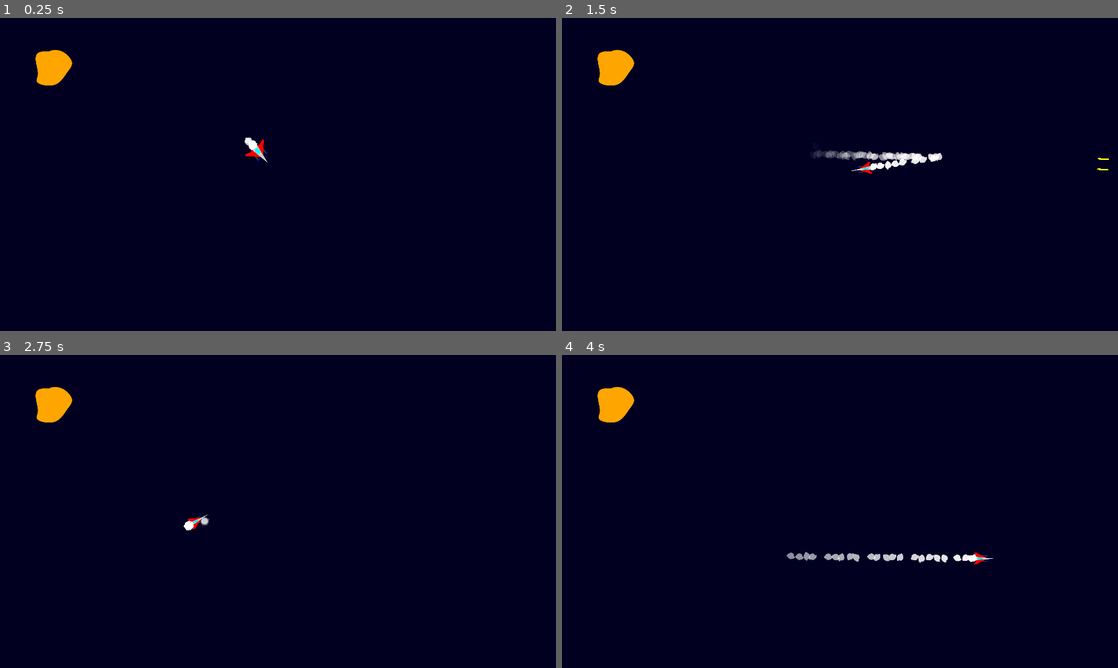
Above: before the commit, frames 1-4 (two rows, left to right).
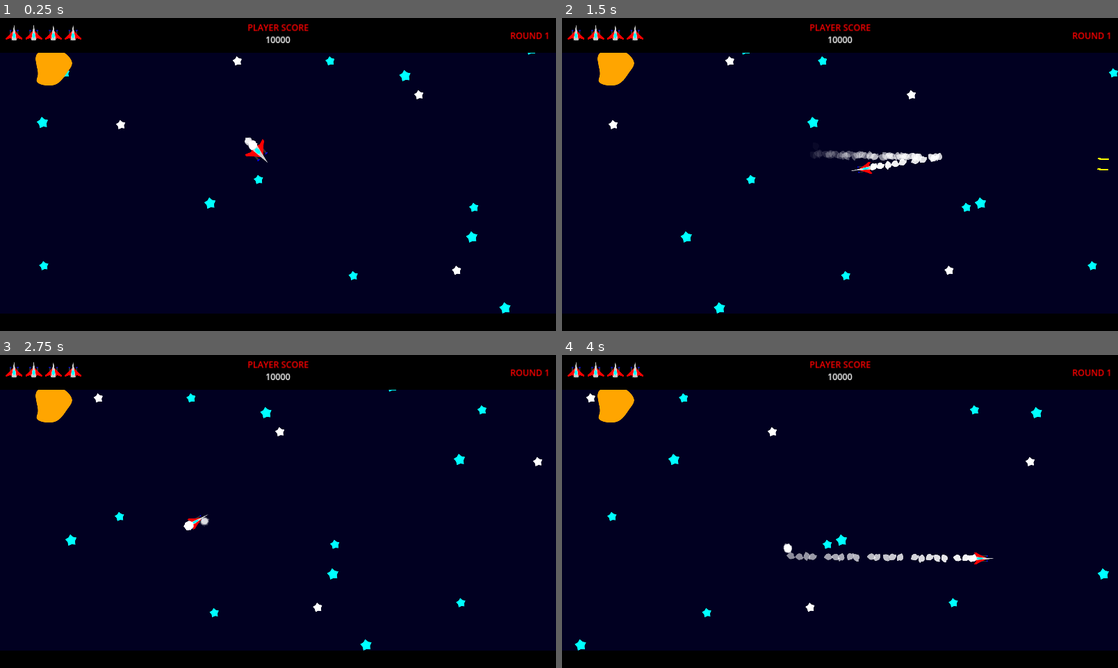
Above: after the commit, the same moments.

Repository: mathew-tran/starfleetassault
Game: Godot game, scene res://Scenes/Main.tscn
Same seed, same stepped clock (60 frames per second), same inputs: the game is played once before the commit and once after it.
Inputs (mouse positions are in pixels of both pictures, inside the frame that each line leads up to):
- Up to frame 1 (0.25 s): no input
- Up to frame 2 (1.5 s): move the mouse to (962, 158) at 0.52 s; press the mouse at (962, 158) at 0.53 s; move the mouse to (728, 190) at 1.27 s; release the mouse at (728, 190) at 1.28 s; right-click (728, 190) at 1.35 s
- Up to frame 3 (2.75 s): move the mouse to (333, 442) at 2.02 s; hold Space (stop) from 2.03 s (still down)
- Up to frame 4 (4 s): move the mouse to (812, 574) at 2.77 s; release Space (stop) at 2.78 s; click (812, 574) at 2.85 s; move the mouse to (1006, 558) at 3.52 s; hold Right mouse button (right_click) from 3.53 s (still down)

The runs differ from the first frame. In frame 1, 17% of the frame differs, in the area x 0-100%, y 0-100%; in frame 2, 17%; in frame 3, 17%; in frame 4, 17%.

Commit message:
work a bit on BG and UI

Diff:
--- /dev/null
+++ b/Art/StarBackground.svg
@@ -0,0 +1,174 @@
+<?xml version="1.0" encoding="UTF-8" standalone="no"?>
+<!-- Created with Inkscape (http://www.inkscape.org/) -->
+
+<svg
+   width="1920"
+   height="1080"
+   viewBox="0 0 507.99999 285.75"
+   version="1.1"
+   id="svg1"
+   xmlns:inkscape="http://www.inkscape.org/namespaces/inkscape"
+   xmlns:sodipodi="http://sodipodi.sourceforge.net/DTD/sodipodi-0.dtd"
+   xmlns="http://www.w3.org/2000/svg"
+   xmlns:svg="http://www.w3.org/2000/svg">
+  <sodipodi:namedview
+     id="namedview1"
+     pagecolor="#ffffff"
+     bordercolor="#000000"
+     borderopacity="0.25"
+     inkscape:showpageshadow="2"
+     inkscape:pageopacity="0.0"
+     inkscape:pagecheckerboard="0"
+     inkscape:deskcolor="#d1d1d1"
+     inkscape:document-units="mm" />
+  <defs
+     id="defs1" />
+  <g
+     inkscape:label="Layer 1"
+     inkscape:groupmode="layer"
+     id="layer1">
+    <path
+       sodipodi:type="star"
+       style="fill:#00ffff;fill-rule:evenodd;stroke-width:0.499999;stroke-linecap:square;stroke-linejoin:round;paint-order:stroke fill markers"
+       id="path1"
+       inkscape:flatsided="false"
+       sodipodi:sides="5"
+       sodipodi:cx="40.596867"
+       sodipodi:cy="28.625996"
+       sodipodi:r1="5.5327001"
+       sodipodi:r2="3.6150775"
+       sodipodi:arg1="0.78539816"
+       sodipodi:arg2="1.4137167"
+       inkscape:rounded="0"
+       inkscape:randomized="0"
+       d="m 44.509076,32.538205 -3.346687,-0.341639 -3.077316,1.359101 -0.709264,-3.288461 -2.243526,-2.506715 2.908338,-1.690741 1.690741,-2.908338 2.506715,2.243526 3.288461,0.709264 -1.359102,3.077316 z"
+       inkscape:transform-center-x="0.71598459"
+       inkscape:transform-center-y="-0.71598444" />
+    <path
+       sodipodi:type="star"
+       style="fill:#00ffff;fill-rule:evenodd;stroke-width:0.499999;stroke-linecap:square;stroke-linejoin:round;paint-order:stroke fill markers"
+       id="path2"
+       inkscape:flatsided="false"
+       sodipodi:sides="5"
+       sodipodi:cx="40.596867"
+       sodipodi:cy="28.625996"
+       sodipodi:r1="5.5327001"
+       sodipodi:r2="3.6150775"
+       sodipodi:arg1="0.78539816"
+       sodipodi:arg2="1.4137167"
+       inkscape:rounded="0"
+       inkscape:randomized="0"
+       d="m 44.509076,32.538205 -3.346687,-0.341639 -3.077316,1.359101 -0.709264,-3.288461 -2.243526,-2.506715 2.908338,-1.690741 1.690741,-2.908338 2.506715,2.243526 3.288461,0.709264 -1.359102,3.077316 z"
+       inkscape:transform-center-x="0.71598459"
+       inkscape:transform-center-y="-0.71598444"
+       transform="translate(214.92937,140.58736)" />
+    <path
+       sodipodi:type="star"
+       style="fill:#00ffff;fill-rule:evenodd;stroke-width:0.499999;stroke-linecap:square;stroke-linejoin:round;paint-order:stroke fill markers"
+       id="path3"
+       inkscape:flatsided="false"
+       sodipodi:sides="5"
+       sodipodi:cx="40.596867"
+       sodipodi:cy="28.625996"
+       sodipodi:r1="5.5327001"
+       sodipodi:r2="3.6150775"
+       sodipodi:arg1="0.78539816"
+       sodipodi:arg2="1.4137167"
+       inkscape:rounded="0"
+       inkscape:randomized="0"
+       d="m 44.509076,32.538205 -3.346687,-0.341639 -3.077316,1.359101 -0.709264,-3.288461 -2.243526,-2.506715 2.908338,-1.690741 1.690741,-2.908338 2.506715,2.243526 3.288461,0.709264 -1.359102,3.077316 z"
+       inkscape:transform-center-x="0.71598459"
+       inkscape:transform-center-y="-0.71598444"
+       transform="translate(393.05576,24.289962)" />
+    <path
+       sodipodi:type="star"
+       style="fill:#00ffff;fill-rule:evenodd;stroke-width:0.499999;stroke-linecap:square;stroke-linejoin:round;paint-order:stroke fill markers"
+       id="path4"
+       inkscape:flatsided="false"
+       sodipodi:sides="5"
+       sodipodi:cx="40.596867"
+       sodipodi:cy="28.625996"
+       sodipodi:r1="5.5327001"
+       sodipodi:r2="3.6150775"
+       sodipodi:arg1="0.78539816"
+       sodipodi:arg2="1.4137167"
+       inkscape:rounded="0"
+       inkscape:randomized="0"
+       d="m 44.509076,32.538205 -3.346687,-0.341639 -3.077316,1.359101 -0.709264,-3.288461 -2.243526,-2.506715 2.908338,-1.690741 1.690741,-2.908338 2.506715,2.243526 3.288461,0.709264 -1.359102,3.077316 z"
+       inkscape:transform-center-x="0.71598459"
+       inkscape:transform-center-y="-0.71598444"
+       transform="translate(454.1487,171.50186)" />
+    <path
+       sodipodi:type="star"
+       style="fill:#00ffff;fill-rule:evenodd;stroke-width:0.499999;stroke-linecap:square;stroke-linejoin:round;paint-order:stroke fill markers"
+       id="path5"
+       inkscape:flatsided="false"
+       sodipodi:sides="5"
+       sodipodi:cx="40.596867"
+       sodipodi:cy="28.625996"
+       sodipodi:r1="5.5327001"
+       sodipodi:r2="3.6150775"
+       sodipodi:arg1="0.78539816"
+       sodipodi:arg2="1.4137167"
+       inkscape:rounded="0"
+       inkscape:randomized="0"
+       d="m 44.509076,32.538205 -3.346687,-0.341639 -3.077316,1.359101 -0.709264,-3.288461 -2.243526,-2.506715 2.908338,-1.690741 1.690741,-2.908338 2.506715,2.243526 3.288461,0.709264 -1.359102,3.077316 z"
+       inkscape:transform-center-x="0.71598459"
+       inkscape:transform-center-y="-0.71598444"
+       transform="translate(320.18587,247.31599)" />
+    <path
+       sodipodi:type="star"
+       style="fill:#00ffff;fill-rule:evenodd;stroke-width:0.499999;stroke-linecap:square;stroke-linejoin:round;paint-order:stroke fill markers"
+       id="path6"
+       inkscape:flatsided="false"
+       sodipodi:sides="5"
+       sodipodi:cx="40.596867"
+       sodipodi:cy="28.625996"
+       sodipodi:r1="5.5327001"
+       sodipodi:r2="3.6150775"
+       sodipodi:arg1="0.78539816"
+       sodipodi:arg2="1.4137167"
+       inkscape:rounded="0"
+       inkscape:randomized="0"
+       d="m 44.509076,32.538205 -3.346687,-0.341639 -3.077316,1.359101 -0.709264,-3.288461 -2.243526,-2.506715 2.908338,-1.690741 1.690741,-2.908338 2.506715,2.243526 3.288461,0.709264 -1.359102,3.077316 z"
+       inkscape:transform-center-x="0.71598459"
+       inkscape:transform-center-y="-0.71598444"
+       transform="translate(-23.553907,236.2751)" />
+    <path
+       sodipodi:type="star"
+       style="fill:#00ffff;fill-rule:evenodd;stroke-width:0.499999;stroke-linecap:square;stroke-linejoin:round;paint-order:stroke fill markers"
+       id="path7"
+       inkscape:flatsided="false"
+       sodipodi:sides="5"
+       sodipodi:cx="40.596867"
+       sodipodi:cy="28.625996"
+       sodipodi:r1="5.5327001"
+       sodipodi:r2="3.6150775"
+       sodipodi:arg1="0.78539816"
+       sodipodi:arg2="1.4137167"
+       inkscape:rounded="0"
+       inkscape:randomized="0"
+       d="m 44.509076,32.538205 -3.346687,-0.341639 -3.077316,1.359101 -0.709264,-3.288461 -2.243526,-2.506715 2.908338,-1.690741 1.690741,-2.908338 2.506715,2.243526 3.288461,0.709264 -1.359102,3.077316 z"
+       inkscape:transform-center-x="0.71598459"
+       inkscape:transform-center-y="-0.71598444"
+       transform="translate(61.828993,66.98142)" />
+    <path
+       sodipodi:type="star"
+       style="fill:#00ffff;fill-rule:evenodd;stroke-width:0.499999;stroke-linecap:square;stroke-linejoin:round;paint-order:stroke fill markers"
+       id="path8"
+       inkscape:flatsided="false"
+       sodipodi:sides="5"
+       sodipodi:cx="40.596867"
+       sodipodi:cy="28.625996"
+       sodipodi:r1="5.5327001"
+       sodipodi:r2="3.6150775"
+       sodipodi:arg1="0.78539816"
+       sodipodi:arg2="1.4137167"
+       inkscape:rounded="0"
+       inkscape:randomized="0"
+       d="m 44.509076,32.538205 -3.346687,-0.341639 -3.077316,1.359101 -0.709264,-3.288461 -2.243526,-2.506715 2.908338,-1.690741 1.690741,-2.908338 2.506715,2.243526 3.288461,0.709264 -1.359102,3.077316 z"
+       inkscape:transform-center-x="0.71598459"
+       inkscape:transform-center-y="-0.71598444"
+       transform="translate(294.42379,-13.249063)" />
+  </g>
+</svg>
--- /dev/null
+++ b/Art/StarBackground2.svg
@@ -0,0 +1,217 @@
+<?xml version="1.0" encoding="UTF-8" standalone="no"?>
+<!-- Created with Inkscape (http://www.inkscape.org/) -->
+
+<svg
+   width="1920"
+   height="1080"
+   viewBox="0 0 507.99999 285.75"
+   version="1.1"
+   id="svg1"
+   inkscape:export-filename="StarBackground2.svg"
+   inkscape:export-xdpi="96"
+   inkscape:export-ydpi="96"
+   xmlns:inkscape="http://www.inkscape.org/namespaces/inkscape"
+   xmlns:sodipodi="http://sodipodi.sourceforge.net/DTD/sodipodi-0.dtd"
+   xmlns="http://www.w3.org/2000/svg"
+   xmlns:svg="http://www.w3.org/2000/svg">
+  <sodipodi:namedview
+     id="namedview1"
+     pagecolor="#ffffff"
+     bordercolor="#000000"
+     borderopacity="0.25"
+     inkscape:showpageshadow="2"
+     inkscape:pageopacity="0.0"
+     inkscape:pagecheckerboard="0"
+     inkscape:deskcolor="#d1d1d1"
+     inkscape:document-units="mm" />
+  <defs
+     id="defs1" />
+  <g
+     inkscape:label="Layer 1"
+     inkscape:groupmode="layer"
+     id="layer1">
+    <path
+       sodipodi:type="star"
+       style="fill:#00ffff;fill-rule:evenodd;stroke-width:0.499999;stroke-linecap:square;stroke-linejoin:round;paint-order:stroke fill markers"
+       id="path1"
+       inkscape:flatsided="false"
+       sodipodi:sides="5"
+       sodipodi:cx="40.596867"
+       sodipodi:cy="28.625996"
+       sodipodi:r1="5.5327001"
+       sodipodi:r2="3.6150775"
+       sodipodi:arg1="0.78539816"
+       sodipodi:arg2="1.4137167"
+       inkscape:rounded="0"
+       inkscape:randomized="0"
+       d="m 44.509076,32.538205 -3.346687,-0.341639 -3.077316,1.359101 -0.709264,-3.288461 -2.243526,-2.506715 2.908338,-1.690741 1.690741,-2.908338 2.506715,2.243526 3.288461,0.709264 -1.359102,3.077316 z"
+       inkscape:transform-center-x="0.58885927"
+       inkscape:transform-center-y="-0.58885893"
+       transform="matrix(0.82244676,0,0,0.82244676,38.858752,26.742219)" />
+    <path
+       sodipodi:type="star"
+       style="fill:#00ffff;fill-rule:evenodd;stroke-width:0.499999;stroke-linecap:square;stroke-linejoin:round;paint-order:stroke fill markers"
+       id="path2"
+       inkscape:flatsided="false"
+       sodipodi:sides="5"
+       sodipodi:cx="40.596867"
+       sodipodi:cy="28.625996"
+       sodipodi:r1="5.5327001"
+       sodipodi:r2="3.6150775"
+       sodipodi:arg1="0.78539816"
+       sodipodi:arg2="1.4137167"
+       inkscape:rounded="0"
+       inkscape:randomized="0"
+       d="m 44.509076,32.538205 -3.346687,-0.341639 -3.077316,1.359101 -0.709264,-3.288461 -2.243526,-2.506715 2.908338,-1.690741 1.690741,-2.908338 2.506715,2.243526 3.288461,0.709264 -1.359102,3.077316 z"
+       inkscape:transform-center-x="0.58886142"
+       inkscape:transform-center-y="-0.58886149"
+       transform="matrix(0.82244676,0,0,0.82244676,215.62672,124.08889)" />
+    <path
+       sodipodi:type="star"
+       style="fill:#ffffff;fill-rule:evenodd;stroke-width:0.499999;stroke-linecap:square;stroke-linejoin:round;paint-order:stroke fill markers"
+       id="path3"
+       inkscape:flatsided="false"
+       sodipodi:sides="5"
+       sodipodi:cx="40.596867"
+       sodipodi:cy="28.625996"
+       sodipodi:r1="5.5327001"
+       sodipodi:r2="3.6150775"
+       sodipodi:arg1="0.78539816"
+       sodipodi:arg2="1.4137167"
+       inkscape:rounded="0"
+       inkscape:randomized="0"
+       d="m 44.509076,32.538205 -3.346687,-0.341639 -3.077316,1.359101 -0.709264,-3.288461 -2.243526,-2.506715 2.908338,-1.690741 1.690741,-2.908338 2.506715,2.243526 3.288461,0.709264 -1.359102,3.077316 z"
+       inkscape:transform-center-x="0.5888542"
+       inkscape:transform-center-y="-0.58885864"
+       transform="matrix(0.82244676,0,0,0.82244676,362.1262,46.719424)" />
+    <path
+       sodipodi:type="star"
+       style="fill:#00ffff;fill-rule:evenodd;stroke-width:0.499999;stroke-linecap:square;stroke-linejoin:round;paint-order:stroke fill markers"
+       id="path4"
+       inkscape:flatsided="false"
+       sodipodi:sides="5"
+       sodipodi:cx="40.596867"
+       sodipodi:cy="28.625996"
+       sodipodi:r1="5.5327001"
+       sodipodi:r2="3.6150775"
+       sodipodi:arg1="0.78539816"
+       sodipodi:arg2="1.4137167"
+       inkscape:rounded="0"
+       inkscape:randomized="0"
+       d="m 44.509076,32.538205 -3.346687,-0.341639 -3.077316,1.359101 -0.709264,-3.288461 -2.243526,-2.506715 2.908338,-1.690741 1.690741,-2.908338 2.506715,2.243526 3.288461,0.709264 -1.359102,3.077316 z"
+       inkscape:transform-center-x="0.58886492"
+       inkscape:transform-center-y="-0.58886193"
+       transform="matrix(0.82244676,0,0,0.82244676,412.37188,149.51442)" />
+    <path
+       sodipodi:type="star"
+       style="fill:#00ffff;fill-rule:evenodd;stroke-width:0.499999;stroke-linecap:square;stroke-linejoin:round;paint-order:stroke fill markers"
+       id="path5"
+       inkscape:flatsided="false"
+       sodipodi:sides="5"
+       sodipodi:cx="40.596867"
+       sodipodi:cy="28.625996"
+       sodipodi:r1="5.5327001"
+       sodipodi:r2="3.6150775"
+       sodipodi:arg1="0.78539816"
+       sodipodi:arg2="1.4137167"
+       inkscape:rounded="0"
+       inkscape:randomized="0"
+       d="m 44.509076,32.538205 -3.346687,-0.341639 -3.077316,1.359101 -0.709264,-3.288461 -2.243526,-2.506715 2.908338,-1.690741 1.690741,-2.908338 2.506715,2.243526 3.288461,0.709264 -1.359102,3.077316 z"
+       inkscape:transform-center-x="0.58885909"
+       inkscape:transform-center-y="-0.5888577"
+       transform="matrix(0.82244676,0,0,0.82244676,302.19459,211.86751)" />
+    <path
+       sodipodi:type="star"
+       style="fill:#00ffff;fill-rule:evenodd;stroke-width:0.499999;stroke-linecap:square;stroke-linejoin:round;paint-order:stroke fill markers"
+       id="path6"
+       inkscape:flatsided="false"
+       sodipodi:sides="5"
+       sodipodi:cx="40.596867"
+       sodipodi:cy="28.625996"
+       sodipodi:r1="5.5327001"
+       sodipodi:r2="3.6150775"
+       sodipodi:arg1="0.78539816"
+       sodipodi:arg2="1.4137167"
+       inkscape:rounded="0"
+       inkscape:randomized="0"
+       d="m 44.509076,32.538205 -3.346687,-0.341639 -3.077316,1.359101 -0.709264,-3.288461 -2.243526,-2.506715 2.908338,-1.690741 1.690741,-2.908338 2.506715,2.243526 3.288461,0.709264 -1.359102,3.077316 z"
+       inkscape:transform-center-x="0.58885893"
+       inkscape:transform-center-y="-0.58885347"
+       transform="matrix(0.82244676,0,0,0.82244676,19.486918,202.78697)" />
+    <path
+       sodipodi:type="star"
+       style="fill:#ffffff;fill-rule:evenodd;stroke-width:0.499999;stroke-linecap:square;stroke-linejoin:round;paint-order:stroke fill markers"
+       id="path7"
+       inkscape:flatsided="false"
+       sodipodi:sides="5"
+       sodipodi:cx="40.596867"
+       sodipodi:cy="28.625996"
+       sodipodi:r1="5.5327001"
+       sodipodi:r2="3.6150775"
+       sodipodi:arg1="0.78539816"
+       sodipodi:arg2="1.4137167"
+       inkscape:rounded="0"
+       inkscape:randomized="0"
+       d="m 44.509076,32.538205 -3.346687,-0.341639 -3.077316,1.359101 -0.709264,-3.288461 -2.243526,-2.506715 2.908338,-1.690741 1.690741,-2.908338 2.506715,2.243526 3.288461,0.709264 -1.359102,3.077316 z"
+       inkscape:transform-center-x="0.58885862"
+       inkscape:transform-center-y="-0.58885971"
+       transform="matrix(0.82244676,0,0,0.82244676,89.709808,73.997064)" />
+    <path
+       sodipodi:type="star"
+       style="fill:#00ffff;fill-rule:evenodd;stroke-width:0.499999;stroke-linecap:square;stroke-linejoin:round;paint-order:stroke fill markers"
+       id="path8"
+       inkscape:flatsided="false"
+       sodipodi:sides="5"
+       sodipodi:cx="40.596867"
+       sodipodi:cy="28.625996"
+       sodipodi:r1="5.5327001"
+       sodipodi:r2="3.6150775"
+       sodipodi:arg1="0.78539816"
+       sodipodi:arg2="1.4137167"
+       inkscape:rounded="0"
+       inkscape:randomized="0"
+       d="m 44.509076,32.538205 -3.346687,-0.341639 -3.077316,1.359101 -0.709264,-3.288461 -2.243526,-2.506715 2.908338,-1.690741 1.690741,-2.908338 2.506715,2.243526 3.288461,0.709264 -1.359102,3.077316 z"
+       inkscape:transform-center-x="0.58885979"
+       inkscape:transform-center-y="-0.58885914"
+       transform="matrix(0.82244676,0,0,0.82244676,281.00665,15.845571)" />
+    <path
+       sodipodi:type="star"
+       style="fill:#ffffff;fill-rule:evenodd;stroke-width:0.499999;stroke-linecap:square;stroke-linejoin:round;paint-order:stroke fill markers"
+       id="path9"
+       inkscape:flatsided="false"
+       sodipodi:sides="5"
+       sodipodi:cx="40.596867"
+       sodipodi:cy="28.625996"
+       sodipodi:r1="5.5327001"
+       sodipodi:r2="3.6150775"
+       sodipodi:arg1="0.78539816"
+       sodipodi:arg2="1.4137167"
+       inkscape:rounded="0"
+       inkscape:randomized="0"
+       d="m 44.509076,32.538205 -3.346687,-0.341639 -3.077316,1.359101 -0.709264,-3.288461 -2.243526,-2.506715 2.908338,-1.690741 1.690741,-2.908338 2.506715,2.243526 3.288461,0.709264 -1.359102,3.077316 z"
+       inkscape:transform-center-x="0.58885888"
+       inkscape:transform-center-y="-0.58885639"
+       transform="matrix(0.82244676,0,0,0.82244676,396.63227,207.02455)" />
+    <path
+       sodipodi:type="star"
+       style="fill:#ffffff;fill-rule:evenodd;stroke-width:0.499999;stroke-linecap:square;stroke-linejoin:round;paint-order:stroke fill markers"
+       id="path10"
+       inkscape:flatsided="false"
+       sodipodi:sides="5"
+       sodipodi:cx="40.596867"
+       sodipodi:cy="28.625996"
+       sodipodi:r1="5.5327001"
+       sodipodi:r2="3.6150775"
+       sodipodi:arg1="0.78539816"
+       sodipodi:arg2="1.4137167"
+       inkscape:rounded="0"
+       inkscape:randomized="0"
+       d="m 44.509076,32.538205 -3.346687,-0.341639 -3.077316,1.359101 -0.709264,-3.288461 -2.243526,-2.506715 2.908338,-1.690741 1.690741,-2.908338 2.506715,2.243526 3.288461,0.709264 -1.359102,3.077316 z"
+       inkscape:transform-center-x="0.5888544"
+       inkscape:transform-center-y="-0.58885918"
+       transform="matrix(0.82244676,0,0,0.82244676,196.25489,15.845565)"
+       inkscape:export-filename="StarBackground2.svg"
+       inkscape:export-xdpi="96"
+       inkscape:export-ydpi="96" />
+  </g>
+</svg>
--- a/Scenes/Main.tscn
+++ b/Scenes/Main.tscn
@@ -1,9 +1,166 @@
-[gd_scene load_steps=3 format=3 uid="uid://brw8xu4gu6u2x"]
+[gd_scene load_steps=11 format=3 uid="uid://brw8xu4gu6u2x"]
 
 [ext_resource type="PackedScene" uid="uid://d4ggjwqlltet8" path="res://Prefabs/Player.tscn" id="1_ki5ff"]
 [ext_resource type="Texture2D" uid="uid://cihfvw6j0orrq" path="res://Art/Asteroid.svg" id="2_wyry6"]
+[ext_resource type="Texture2D" uid="uid://b2bol1qqtgbpy" path="res://Art/StarBackground.svg" id="3_8a8sv"]
+[ext_resource type="Texture2D" uid="uid://b1j1d7k7f0mpt" path="res://Art/PlayerShip.svg" id="3_psptq"]
+[ext_resource type="Material" uid="uid://dfx47r7pfwrsd" path="res://Shader/ScrollTexture.tres" id="3_rhn0w"]
+[ext_resource type="Script" path="res://Scripts/BG.gd" id="5_8cl1u"]
+[ext_resource type="Texture2D" uid="uid://q53v3lemwsoh" path="res://Art/StarBackground2.svg" id="6_x8280"]
+
+[sub_resource type="Shader" id="Shader_417ap"]
+code = "shader_type canvas_item;
+
+uniform float scroll_speed_x : hint_range(-10.0, 10.0);
+uniform float scroll_speed_y : hint_range(-10.0, 10.0);
+uniform float time : hint_range(0.0, 100.0);
+
+void fragment() {
+	vec2 uv = UV;
+
+	uv.x += scroll_speed_x * TIME;
+	uv.y += scroll_speed_y * TIME;
+
+	uv = fract(uv);
+
+	COLOR = texture(TEXTURE, uv);
+}
+//void light() {
+	// Called for every pixel for every light affecting the material.
+	// Uncomment to replace the default light processing function with this one.
+//}
+"
+
+[sub_resource type="ShaderMaterial" id="ShaderMaterial_r0mjs"]
+resource_local_to_scene = true
+shader = SubResource("Shader_417ap")
+shader_parameter/scroll_speed_x = 0.5
+shader_parameter/scroll_speed_y = 4.75e-07
+shader_parameter/time = 31.461
+
+[sub_resource type="StyleBoxFlat" id="StyleBoxFlat_tw01x"]
+bg_color = Color(0, 0, 0, 1)
 
 [node name="Level" type="Node2D"]
+
+[node name="BG" type="TextureRect" parent="."]
+z_index = -2
+z_as_relative = false
+material = SubResource("ShaderMaterial_r0mjs")
+offset_right = 1920.0
+offset_bottom = 1080.0
+texture = ExtResource("3_8a8sv")
+script = ExtResource("5_8cl1u")
+
+[node name="BG2" type="TextureRect" parent="."]
+z_index = -2
+z_as_relative = false
+material = ExtResource("3_rhn0w")
+offset_right = 1920.0
+offset_bottom = 1080.0
+texture = ExtResource("6_x8280")
+script = ExtResource("5_8cl1u")
+
+[node name="UI" type="CanvasLayer" parent="."]
+
+[node name="Panel" type="Panel" parent="UI"]
+custom_minimum_size = Vector2(1920, 120)
+anchors_preset = 10
+anchor_right = 1.0
+grow_horizontal = 2
+theme_override_styles/panel = SubResource("StyleBoxFlat_tw01x")
+
+[node name="RoundName" type="Label" parent="UI/Panel"]
+custom_minimum_size = Vector2(160, 0)
+layout_mode = 2
+offset_left = 1738.0
+offset_top = 40.0
+offset_right = 1898.0
+offset_bottom = 82.0
+grow_horizontal = 2
+grow_vertical = 2
+theme_override_colors/font_color = Color(1, 0, 0, 1)
+theme_override_font_sizes/font_size = 30
+text = "ROUND 1"
+horizontal_alignment = 2
+
+[node name="HBoxContainer" type="HBoxContainer" parent="UI/Panel"]
+custom_minimum_size = Vector2(600, 0)
+layout_mode = 0
+offset_left = 20.0
+offset_top = 23.0
+offset_right = 620.0
+offset_bottom = 103.0
+scale = Vector2(0.7, 0.7)
+theme_override_constants/separation = 15
+
+[node name="Sprite2D" type="TextureRect" parent="UI/Panel/HBoxContainer"]
+layout_mode = 2
+texture = ExtResource("3_psptq")
+stretch_mode = 3
+
+[node name="Sprite2D2" type="TextureRect" parent="UI/Panel/HBoxContainer"]
+layout_mode = 2
+texture = ExtResource("3_psptq")
+stretch_mode = 3
+
+[node name="Sprite2D3" type="TextureRect" parent="UI/Panel/HBoxContainer"]
+layout_mode = 2
+texture = ExtResource("3_psptq")
+stretch_mode = 3
+
+[node name="Sprite2D4" type="TextureRect" parent="UI/Panel/HBoxContainer"]
+layout_mode = 2
+texture = ExtResource("3_psptq")
+stretch_mode = 3
+
+[node name="Label" type="Label" parent="UI/Panel"]
+layout_mode = 1
+anchors_preset = 8
+anchor_left = 0.5
+anchor_top = 0.5
+anchor_right = 0.5
+anchor_bottom = 0.5
+offset_left = -90.0
+offset_top = -48.0
+offset_right = 91.0
+offset_bottom = -6.0
+grow_horizontal = 2
+grow_vertical = 2
+theme_override_colors/font_color = Color(1, 0, 0, 1)
+theme_override_font_sizes/font_size = 30
+text = "PLAYER SCORE"
+
+[node name="HighScore" type="Label" parent="UI/Panel"]
+layout_mode = 1
+anchors_preset = 8
+anchor_left = 0.5
+anchor_top = 0.5
+anchor_right = 0.5
+anchor_bottom = 0.5
+offset_left = -90.0
+offset_top = -6.0
+offset_right = 91.0
+offset_bottom = 36.0
+grow_horizontal = 2
+grow_vertical = 2
+theme_override_font_sizes/font_size = 30
+text = "10000"
+horizontal_alignment = 1
+
+[node name="Panel2" type="Panel" parent="UI"]
+custom_minimum_size = Vector2(1920, 60)
+anchors_preset = 7
+anchor_left = 0.5
+anchor_top = 1.0
+anchor_right = 0.5
+anchor_bottom = 1.0
+offset_left = -960.0
+offset_top = -60.0
+offset_right = 960.0
+grow_horizontal = 2
+grow_vertical = 0
+theme_override_styles/panel = SubResource("StyleBoxFlat_tw01x")
 
 [node name="Player" parent="." instance=ExtResource("1_ki5ff")]
 
--- /dev/null
+++ b/Scripts/BG.gd
@@ -0,0 +1,7 @@
+extends TextureRect
+
+var TimePassed = 0.0
+
+func _process(delta):
+	TimePassed += delta
+	material.set_shader_parameter("time", TimePassed)
--- a/Scripts/Player.gd
+++ b/Scripts/Player.gd
@@ -16,6 +16,7 @@
 
 func _physics_process(delta):
 	Move(delta)
+	SmokeParticle.emitting = true
 
 func Move(delta):
 	var targetPosition = get_global_mouse_position()
@@ -34,7 +35,7 @@
 	if HasSpeedBoost():
 		SpeedToMove += BoostSpeedModifier
 	global_position += direction * SpeedToMove * delta
-	SmokeParticle.emitting = true
+
 
 func _input(event):
 	if event.is_action_pressed("left_click"):
--- /dev/null
+++ b/Shader/ScrollTexture.gdshader
@@ -0,0 +1,20 @@
+shader_type canvas_item;
+
+uniform float scroll_speed_x : hint_range(-10.0, 10.0);
+uniform float scroll_speed_y : hint_range(-10.0, 10.0);
+uniform float time : hint_range(0.0, 100.0);
+
+void fragment() {
+	vec2 uv = UV;
+
+	uv.x += scroll_speed_x * TIME;
+	uv.y += scroll_speed_y * TIME;
+
+	uv = fract(uv);
+
+	COLOR = texture(TEXTURE, uv);
+}
+//void light() {
+	// Called for every pixel for every light affecting the material.
+	// Uncomment to replace the default light processing function with this one.
+//}
--- /dev/null
+++ b/Shader/ScrollTexture.tres
@@ -0,0 +1,31 @@
+[gd_resource type="ShaderMaterial" load_steps=2 format=3 uid="uid://dfx47r7pfwrsd"]
+
+[sub_resource type="Shader" id="Shader_417ap"]
+code = "shader_type canvas_item;
+
+uniform float scroll_speed_x : hint_range(-10.0, 10.0);
+uniform float scroll_speed_y : hint_range(-10.0, 10.0);
+uniform float time : hint_range(0.0, 100.0);
+
+void fragment() {
+	vec2 uv = UV;
+
+	uv.x += scroll_speed_x * TIME;
+	uv.y += scroll_speed_y * TIME;
+
+	uv = fract(uv);
+
+	COLOR = texture(TEXTURE, uv);
+}
+//void light() {
+	// Called for every pixel for every light affecting the material.
+	// Uncomment to replace the default light processing function with this one.
+//}
+"
+
+[resource]
+resource_local_to_scene = true
+shader = SubResource("Shader_417ap")
+shader_parameter/scroll_speed_x = 0.1
+shader_parameter/scroll_speed_y = 4.75e-07
+shader_parameter/time = 31.461
Not shown, added: Art/StarBackground.svg.import
Not shown, added: Art/StarBackground2.svg.import
